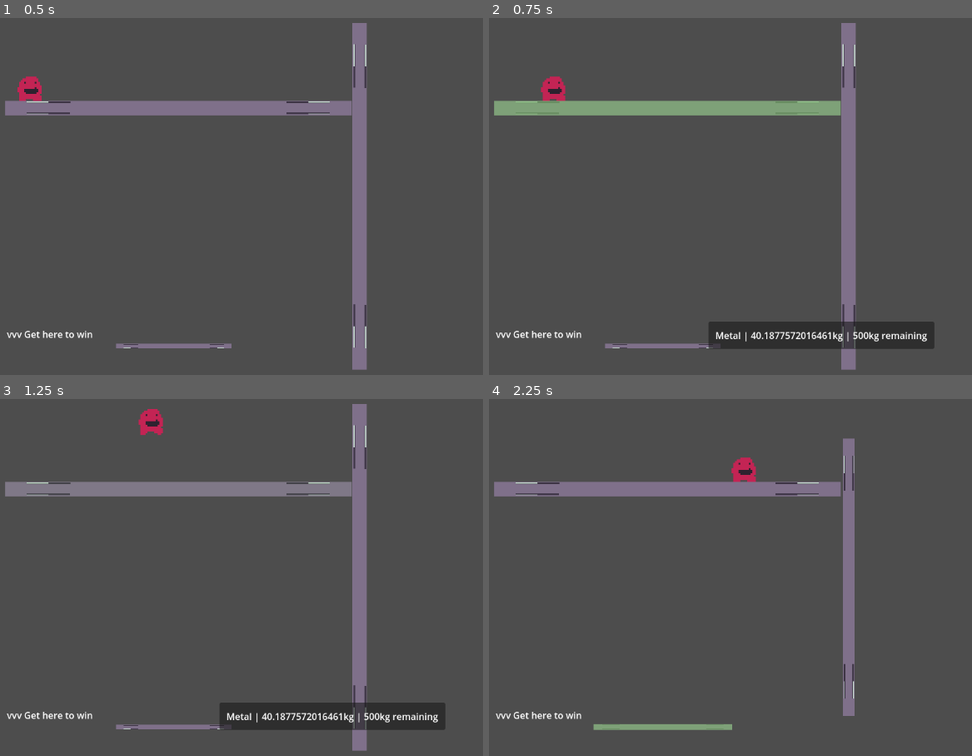
Above: before the commit, frames 1-4 (two rows, left to right).
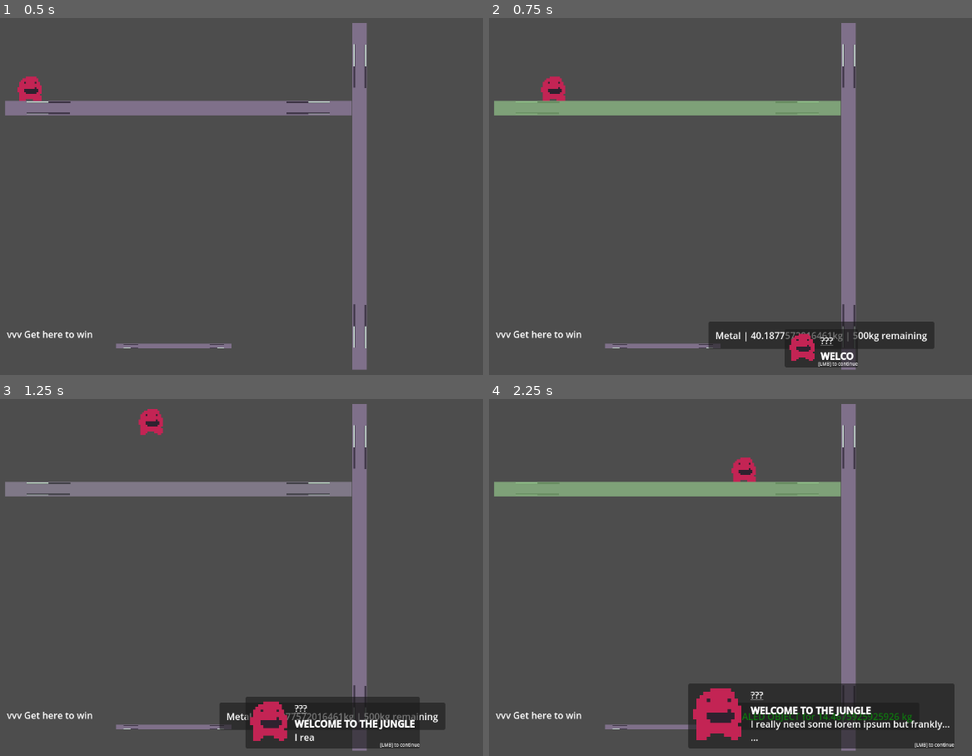
Above: after the commit, the same moments.

Repository: AuroraEchoes/GMTKBuiltToScale
Game: Godot game, scene res://scenes/LevelTest.tscn
The game is run twice, just before and just after one commit, with the same random seed, the same clock (stepped at 60 frames per second) and the same inputs.
Inputs (mouse positions are in pixels of both pictures, inside the frame that each line leads up to):
- Up to frame 1 (0.5 s): no input
- Up to frame 2 (0.75 s): tap Enter at 0.5 s; move the mouse to (667, 107) at 0.52 s; hold D (move_right) from 0.53 s (still down); click (667, 107) at 0.6 s
- Up to frame 3 (1.25 s): keep holding D (move_right); tap Space (jump) at 0.77 s
- Up to frame 4 (2.25 s): move the mouse to (846, 577) at 1.27 s; tap Q (decrease_scale) at 1.35 s; tap Space (jump) at 1.52 s; click (846, 577) at 1.55 s; move the mouse to (662, 727) at 2.02 s; release D (move_right) at 2.03 s; hold A (move_left) from 2.03 s (still down); tap E (increase_scale) at 2.1 s

Frame 1 is identical in both runs. In frame 2, 1.2% of the frame differs, in the area x 61-77%, y 87-98%; in frame 3, 3.7%; in frame 4, 14%, in the area x 1-97%, y 1-99%.

Commit message:
Dialogue system

Diff:
--- /dev/null
+++ b/assets/resources/DialogueEntry.gd
@@ -0,0 +1,8 @@
+extends Resource
+class_name DialogueEntry
+
+@export var portrait: DialogueManager.CharacterPortrait
+@export var dialogue: String
+@export var name: String
+@export var start_trigger: DialogueManager.DialogueStartTrigger
+@export var display_time: float = 2.0
--- a/project.godot
+++ b/project.godot
@@ -51,6 +51,11 @@
 "events": [Object(InputEventKey,"resource_local_to_scene":false,"resource_name":"","device":-1,"window_id":0,"alt_press …(192 unchanged characters)…
 ]
 }
+left_click={
+"deadzone": 0.5,
+"events": [Object(InputEventMouseButton,"resource_local_to_scene":false,"resource_name":"","device":-1,"window_id":0,"alt_pressed":false,"shift_pressed":false,"ctrl_pressed":false,"meta_pressed":false,"button_mask":0,"position":Vector2(0, 0),"global_position":Vector2(0, 0),"factor":1.0,"button_index":1,"canceled":false,"pressed":false,"double_click":false,"script":null)
+]
+}
 
 [rendering]
 
--- /dev/null
+++ b/scenes/DialogueManager.tscn
@@ -0,0 +1,99 @@
+[gd_scene load_steps=7 format=3 uid="uid://r7nab2u6fjec"]
+
+[ext_resource type="Script" path="res://scripts/DialogueManager.gd" id="1_hfhqr"]
+[ext_resource type="Texture2D" uid="uid://xyonc24gk8q0" path="res://assets/textures/high_quality_protagonist.png" id="1_pmln3"]
+[ext_resource type="Script" path="res://assets/resources/DialogueEntry.gd" id="2_3x1g8"]
+
+[sub_resource type="Resource" id="Resource_2kdb5"]
+script = ExtResource("2_3x1g8")
+portrait = 0
+dialogue = "[p][b]WELCOME TO THE JUNGLE[/b][/p][p]I really need some lorem ipsum but frankly...[/p][p]...this is funnier![/p]"
+name = "[u][s]???[/s][/u]"
+start_trigger = 1
+display_time = 2.0
+
+[sub_resource type="Resource" id="Resource_j4nkc"]
+script = ExtResource("2_3x1g8")
+portrait = 0
+dialogue = "I display s l o o o w l y"
+name = "[b]Knock Off Kirby[/b]"
+start_trigger = 1
+display_time = 5.0
+
+[sub_resource type="Resource" id="Resource_n1md1"]
+script = ExtResource("2_3x1g8")
+portrait = 0
+dialogue = "[p][b]butimrealquick[/b][/p][p]real, real quick~![/p]"
+name = "[b]High Quality Protagonist[/b]"
+start_trigger = 0
+display_time = 0.75
+
+[node name="DialogueManager" type="Control"]
+layout_mode = 3
+anchors_preset = 15
+anchor_right = 1.0
+anchor_bottom = 1.0
+grow_horizontal = 2
+grow_vertical = 2
+script = ExtResource("1_hfhqr")
+queued_dialogue = Array[ExtResource("2_3x1g8")]([SubResource("Resource_2kdb5"), SubResource("Resource_j4nkc"), SubResource("Resource_n1md1")])
+
+[node name="MarginContainer" type="MarginContainer" parent="."]
+layout_mode = 1
+anchors_preset = 15
+anchor_right = 1.0
+anchor_bottom = 1.0
+grow_horizontal = 2
+grow_vertical = 2
+theme_override_constants/margin_left = 32
+theme_override_constants/margin_top = 32
+theme_override_constants/margin_right = 32
+theme_override_constants/margin_bottom = 32
+
+[node name="PanelContainer" type="PanelContainer" parent="MarginContainer"]
+layout_mode = 2
+size_flags_horizontal = 4
+size_flags_vertical = 8
+
+[node name="Label" type="Label" parent="MarginContainer/PanelContainer"]
+layout_mode = 2
+size_flags_horizontal = 8
+size_flags_vertical = 8
+theme_override_font_sizes/font_size = 8
+text = "[LMB] to continue"
+justification_flags = 161
+
+[node name="MarginContainer" type="MarginContainer" parent="MarginContainer/PanelContainer"]
+layout_mode = 2
+theme_override_constants/margin_left = 8
+theme_override_constants/margin_top = 8
+theme_override_constants/margin_right = 8
+theme_override_constants/margin_bottom = 8
+
+[node name="HBoxContainer" type="HBoxContainer" parent="MarginContainer/PanelContainer/MarginContainer"]
+layout_mode = 2
+
+[node name="CharacterPortrait" type="TextureRect" parent="MarginContainer/PanelContainer/MarginContainer/HBoxContainer"]
+texture_filter = 1
+layout_mode = 2
+texture = ExtResource("1_pmln3")
+expand_mode = 2
+
+[node name="VBoxContainer" type="VBoxContainer" parent="MarginContainer/PanelContainer/MarginContainer/HBoxContainer"]
+layout_mode = 2
+
+[node name="Name" type="RichTextLabel" parent="MarginContainer/PanelContainer/MarginContainer/HBoxContainer/VBoxContainer"]
+layout_mode = 2
+bbcode_enabled = true
+text = "[b]Knock Off Kirby[/b]"
+fit_content = true
+autowrap_mode = 0
+
+[node name="Dialogue" type="RichTextLabel" parent="MarginContainer/PanelContainer/MarginContainer/HBoxContainer/VBoxContainer"]
+layout_mode = 2
+bbcode_enabled = true
+text = "Hello I have INVALUABLE information to contribute
+I am a very serious little guy who can be taken seriously
+and should not be mocked."
+fit_content = true
+autowrap_mode = 0
--- a/scenes/LevelTest.tscn
+++ b/scenes/LevelTest.tscn
@@ -1,13 +1,14 @@
-[gd_scene load_steps=11 format=3 uid="uid://b4me7xnxeg0hq"]
+[gd_scene load_steps=12 format=3 uid="uid://b4me7xnxeg0hq"]
 
 [ext_resource type="PackedScene" uid="uid://fh2pbrh1ah0h" path="res://scenes/Robot.tscn" id="1_nwld5"]
-[ext_resource type="Material" uid="uid://dcmlyiimf4cij" path="res://assets/shaders/HighlightShader.tres" id="2_0kpj1"]
+[ext_resource type="Material" uid="uid://dcmlyiimf4cij" path="res://assets/materials/HighlightShader.tres" id="2_0kpj1"]
 [ext_resource type="Script" path="res://scripts/ScalableObject.gd" id="2_d4u5a"]
 [ext_resource type="Shader" path="res://scripts/shaders/HighlightShader.gdshader" id="2_l5mwc"]
 [ext_resource type="Texture2D" uid="uid://dl0ijf3o05vef" path="res://assets/textures/temp_metal_texture.png" id="3_7yt1g"]
 [ext_resource type="Script" path="res://scripts/TempUIScript.gd" id="5_sj8fu"]
+[ext_resource type="PackedScene" uid="uid://r7nab2u6fjec" path="res://scenes/DialogueManager.tscn" id="7_kktbp"]
 
-[sub_resource type="ShaderMaterial" id="ShaderMaterial_o1ubk"]
+[sub_resource type="ShaderMaterial" id="ShaderMaterial_b7frg"]
 resource_local_to_scene = true
 shader = ExtResource("2_l5mwc")
 shader_parameter/color = Color(0.490414, 0.718412, 0.435397, 1)
@@ -112,6 +113,8 @@
 fit_content = true
 autowrap_mode = 0
 
+[node name="DialogueManager" parent="TempUI" instance=ExtResource("7_kktbp")]
+
 [node name="Label" type="Label" parent="."]
 offset_left = 12.0
 offset_top = 547.0
--- /dev/null
+++ b/scripts/DialogueManager.gd
@@ -0,0 +1,67 @@
+extends Control
+class_name DialogueManager
+
+@onready var portrait: TextureRect = $MarginContainer/PanelContainer/MarginContainer/HBoxContainer/CharacterPortrait
+@onready var dialogue_text: RichTextLabel = $MarginContainer/PanelContainer/MarginContainer/HBoxContainer/VBoxContainer/Dialogue
+@onready var name_text: RichTextLabel = $MarginContainer/PanelContainer/MarginContainer/HBoxContainer/VBoxContainer/Name
+
+@export var queued_dialogue: Array[DialogueEntry] = []
+
+var next_dialogue_locked = true;
+var running_dialogue = false;
+
+enum CharacterPortrait {
+	ROBOT_TEMP
+}
+
+# Ideally we'd just include the signals directly
+# in the resources. But Godot won't allow it.
+# So we're such with this instead...
+enum DialogueStartTrigger {
+	END_OF_PREVIOUS,
+	LMB_CLICK
+}
+
+func _ready():
+	hide()
+
+func _process(_delta: float):
+	# Try and unlock next dialogue
+	_try_unlock_next_dialogue()
+	# Set up next dialogue
+	if !queued_dialogue.is_empty() and !next_dialogue_locked:
+		# Lock dialogue
+		running_dialogue = true
+		show()
+		var dialogue: DialogueEntry = queued_dialogue.pop_front()
+		portrait.texture = _load_character_portrait(dialogue.portrait)
+		name_text.text = dialogue.name
+		dialogue_text.text = dialogue.dialogue
+		# Text write on
+		dialogue_text.visible_ratio = 0.0
+		var tween := create_tween()
+		tween.tween_property(dialogue_text, "visible_ratio", 1.0, dialogue.display_time)
+		tween.finished.connect(func(): running_dialogue = false)
+	elif queued_dialogue.is_empty() and Input.is_action_just_pressed("left_click"):
+		hide()
+
+func _try_unlock_next_dialogue():
+	if !queued_dialogue.is_empty():
+		var dialogue: DialogueEntry = queued_dialogue.front()
+		match dialogue.start_trigger:
+			DialogueStartTrigger.END_OF_PREVIOUS:
+				next_dialogue_locked = running_dialogue
+			DialogueStartTrigger.LMB_CLICK:
+				next_dialogue_locked = running_dialogue or !Input.is_action_just_pressed("left_click")
+
+
+func _load_character_portrait(character: CharacterPortrait) -> ImageTexture:
+	var image: Image
+	match character:
+		CharacterPortrait.ROBOT_TEMP:
+			image = Image.load_from_file("res://assets/textures/high_quality_protagonist.png")
+		# You chose a thing which does exist, you silly billy
+		# Here, have a lead pipe instead :)
+		_:
+			image = Image.load_from_file("res://assets/textures/temp_metal_texture.png")
+	return ImageTexture.create_from_image(image)
Renamed: assets/shaders/HighlightShader.tres -> assets/materials/HighlightShader.tres
Renamed: assets/shaders/NinePatchShader.tres -> assets/materials/NinePatchShader.tres
Not shown: 1 places in scenes/LevelTest.tscn that only renumber resources
